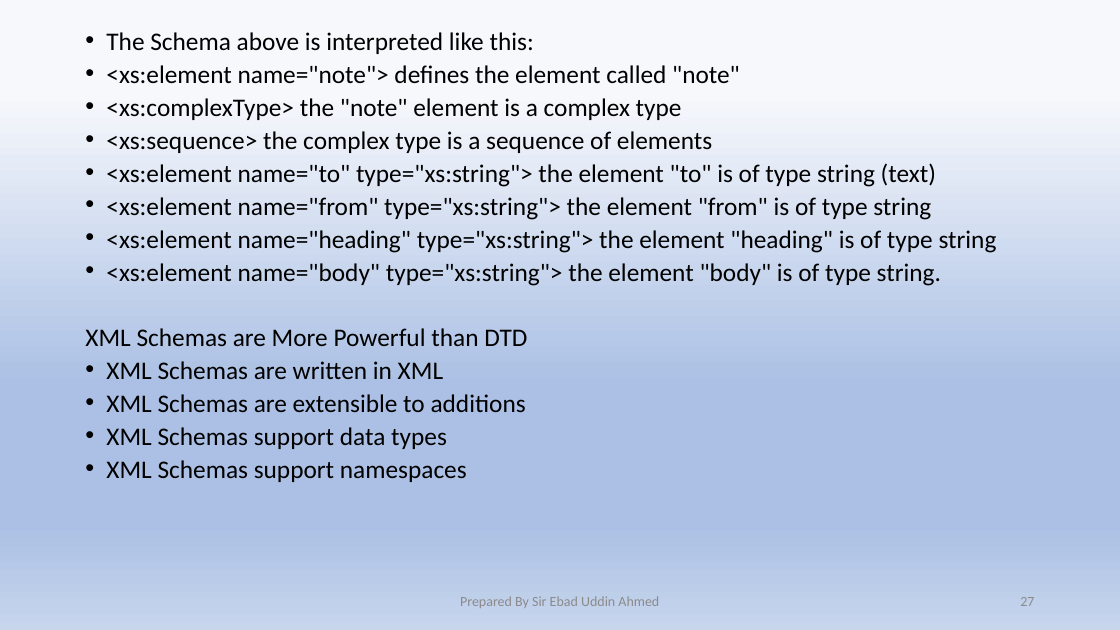
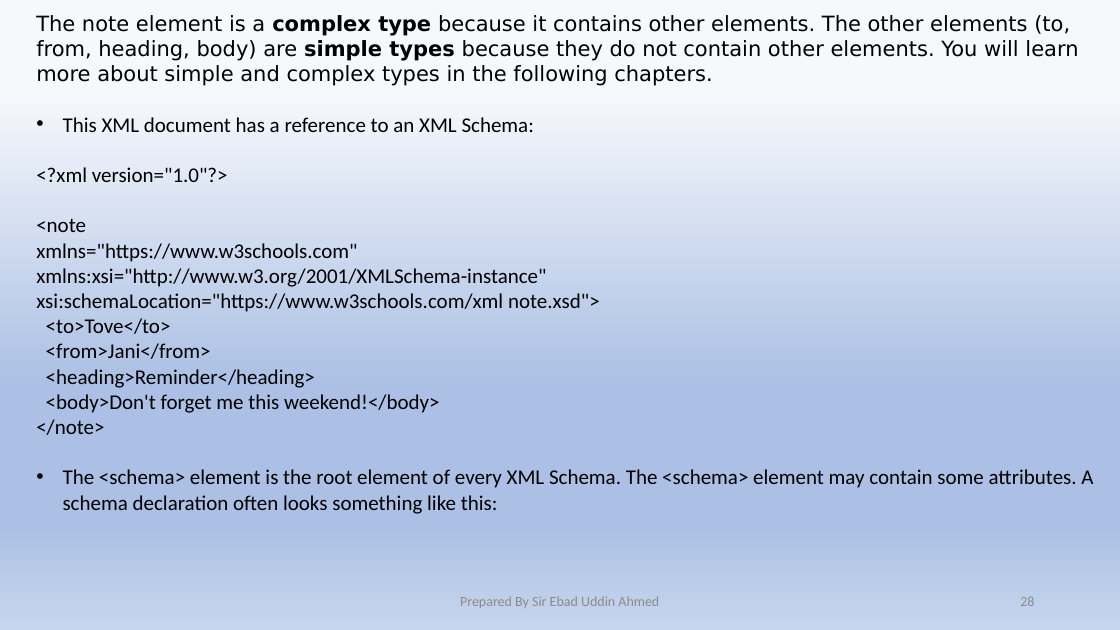
Before and after one commit to Ebad-uddin/Documentation, a slide deck: slide 28 of XML.pptx (slide 27 before the commit). Drawn at 1120x630 pixels with LibreOffice and Linux fonts; fonts in the diff are those of the drawing. Boxes give left, top, right and bottom in pixels: in the first picture for what was removed or moved away, otherwise in the second. Text is boxed around its words. In the diff, an @@ line names an element or a change of style, - is before the commit and + after.

```diff
--- a/XML.pptx
+++ b/XML.pptx
@@ text added at (x1=36, y1=15, x2=1093, y2=514), 18 pt, text #000000 @@
+The note element is a complex type because it contains other elements. The other elements (to, from, heading, body) are simple types because they do not contain other elements. You will learn more about simple and complex types in the following chapters.
+• This XML document has a reference to an XML Schema:
+<?xml version="1.0"?>
+<note
+xmlns="https://www.w3schools.com"
+xmlns:xsi="http://www.w3.org/2001/XMLSchema-instance"
+xsi:schemaLocation="https://www.w3schools.com/xml note.xsd">
+<to>Tove</to>
+<from>Jani</from>
+<heading>Reminder</heading>
+<body>Don't forget me this weekend!</body>
+</note>
+• The <schema> element is the root element of every XML Schema. The <schema> element may contain some attributes. A schema declaration often looks something like this:
@@ text removed at (x1=85, y1=32, x2=997, y2=482) @@
-• The Schema above is interpreted like this:
-• <xs:element name="note"> defines the element called "note"
-• <xs:complexType> the "note" element is a complex type
-• <xs:sequence> the complex type is a sequence of elements
-• <xs:element name="to" type="xs:string"> the element "to" is of type string (text)
-• <xs:element name="from" type="xs:string"> the element "from" is of type string
-• <xs:element name="heading" type="xs:string"> the element "heading" is of type string
-• <xs:element name="body" type="xs:string"> the element "body" is of type string.
-XML Schemas are More Powerful than DTD
-• XML Schemas are written in XML
-• XML Schemas are extensible to additions
-• XML Schemas support data types
-• XML Schemas support namespaces
@@ page number at (x1=1020, y1=596, x2=1034, y2=606): text changed @@
-27
+28
```
Also in this commit, not shown: 1 other slide changed, 5 slides added.
